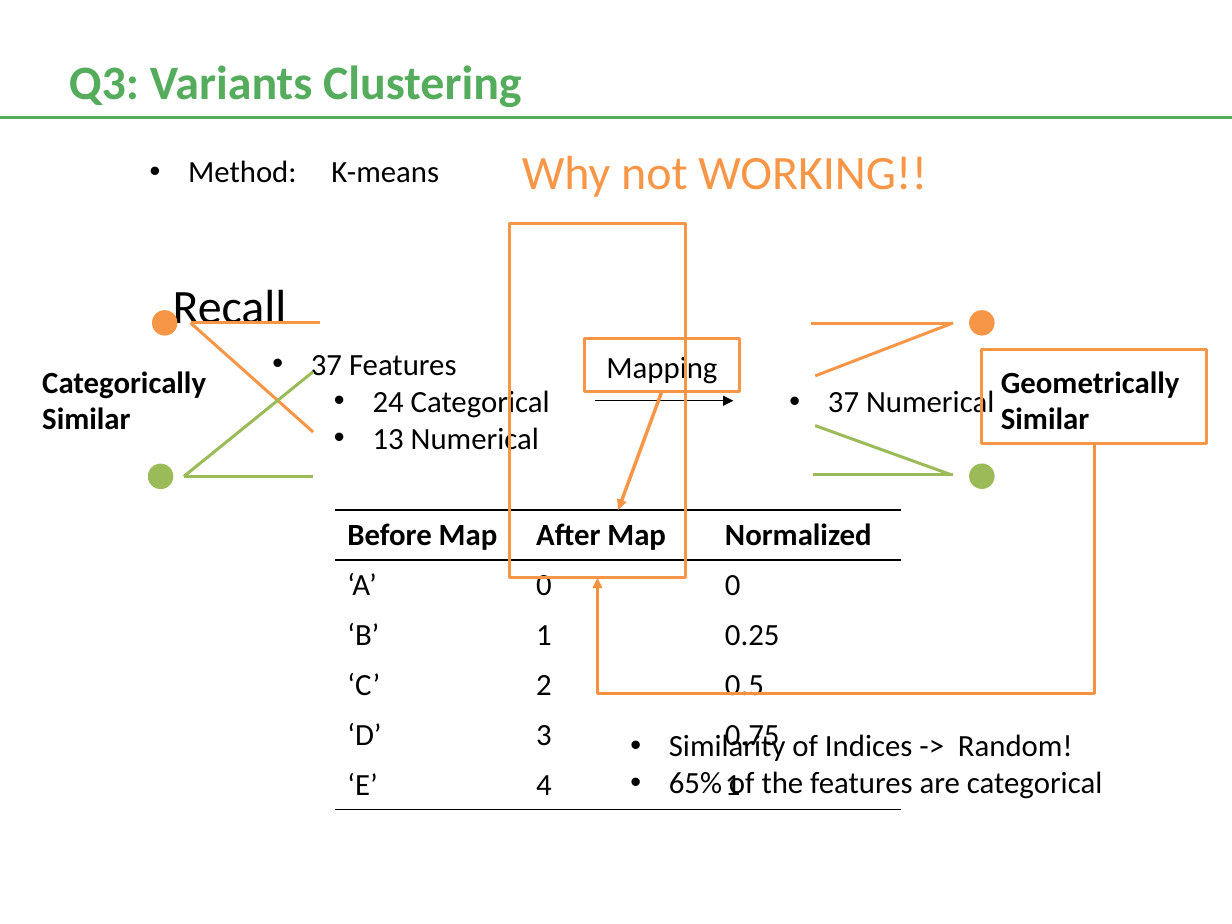
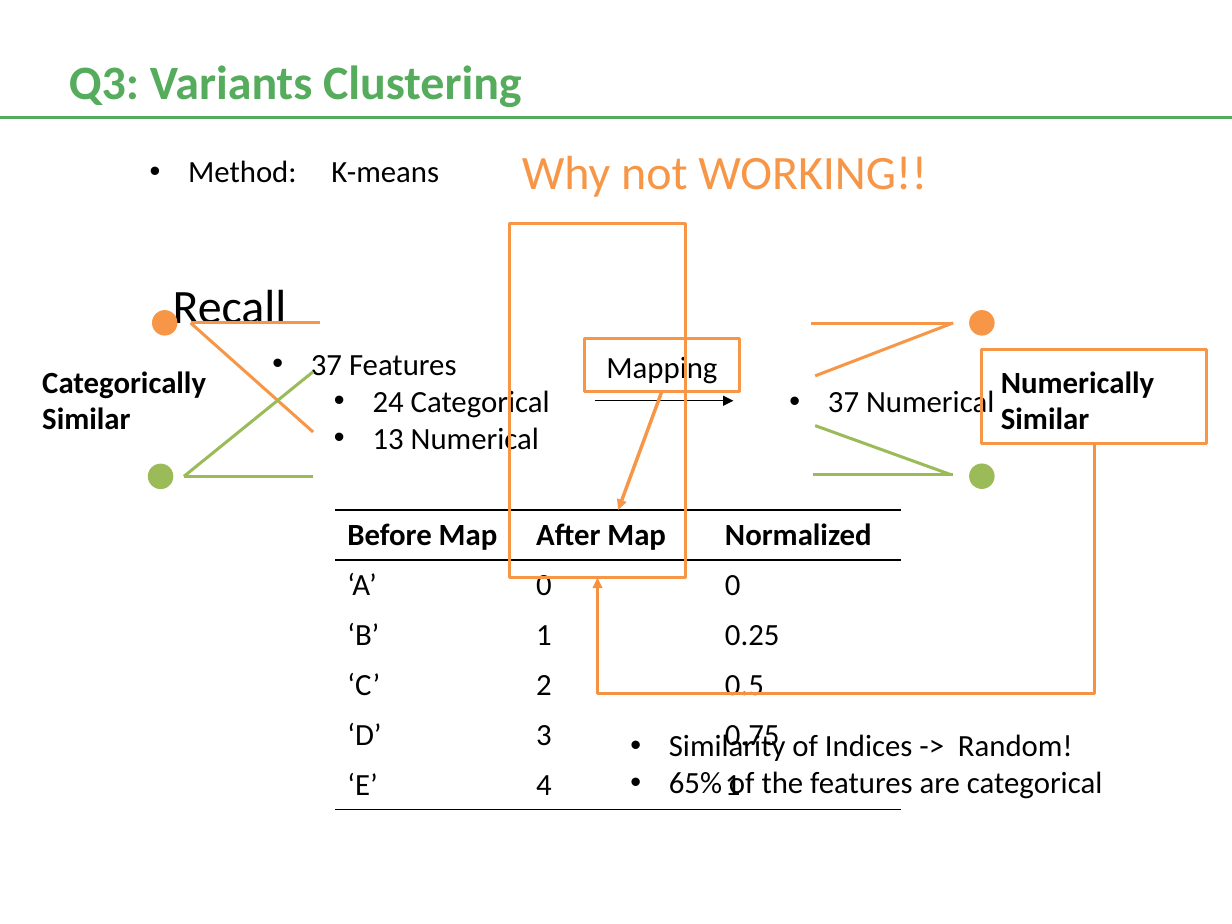
Before and after one commit to frostace/BinaryClassification, a slide deck: slide 15 of DataSciencePres.pptx. Drawn at 1232x924 pixels with LibreOffice and Linux fonts; fonts in the diff are those of the drawing. Boxes give left, top, right and bottom in pixels: in the first picture for what was removed or moved away, otherwise in the second. Text is boxed around its words. In the diff, an @@ line names an element or a change of style, - is before the commit and + after.

Commit message:
tried Kmeans with only numer: shit

```diff
--- a/DataSciencePres.pptx
+++ b/DataSciencePres.pptx
@@ text at (x1=1001, y1=371, x2=1154, y2=430): text changed @@
-Geometrically Similar
+Numerically Similar
```
Also in this commit, not shown: 3 other slides changed, 1 slide added, 8 other files.
